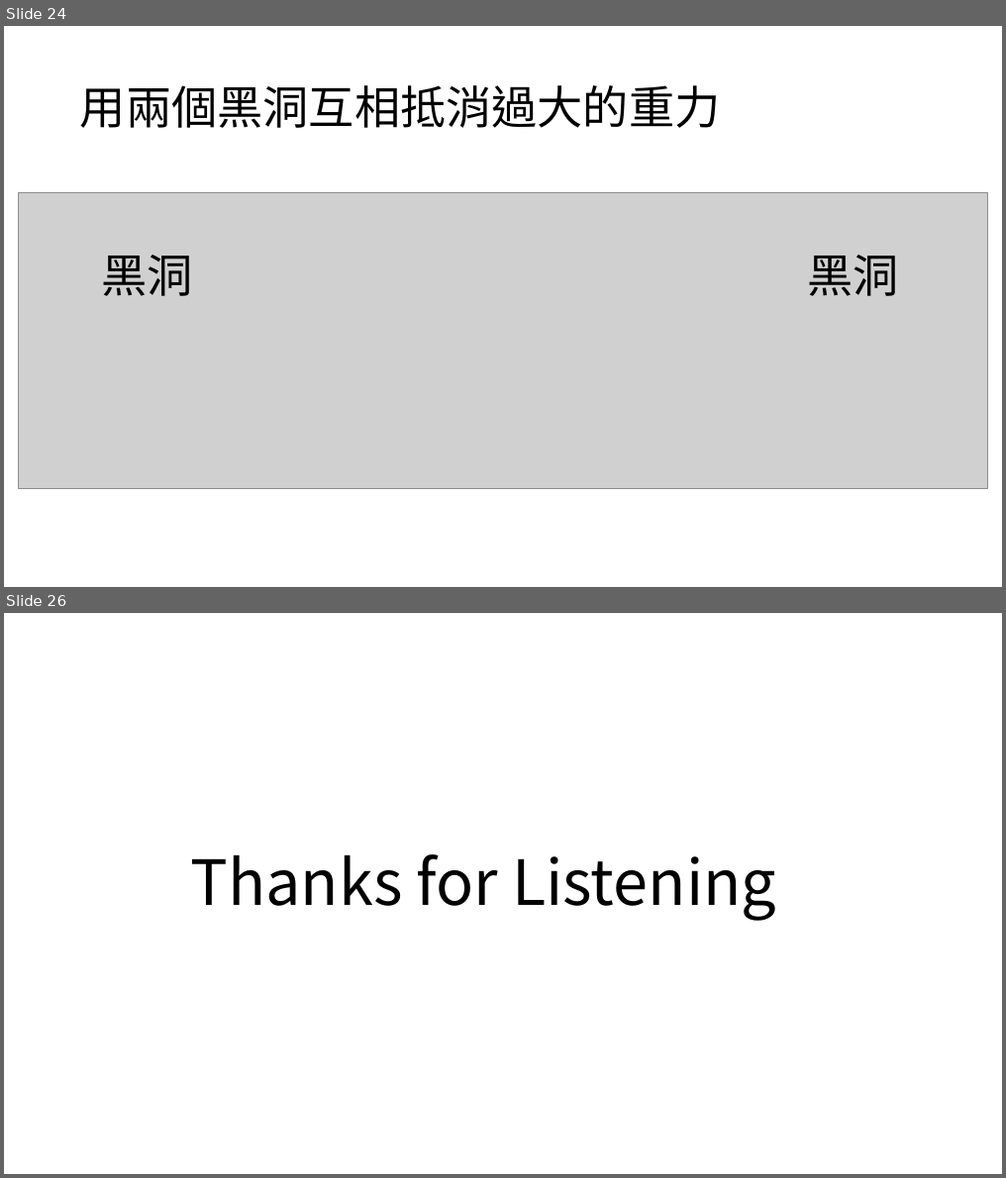
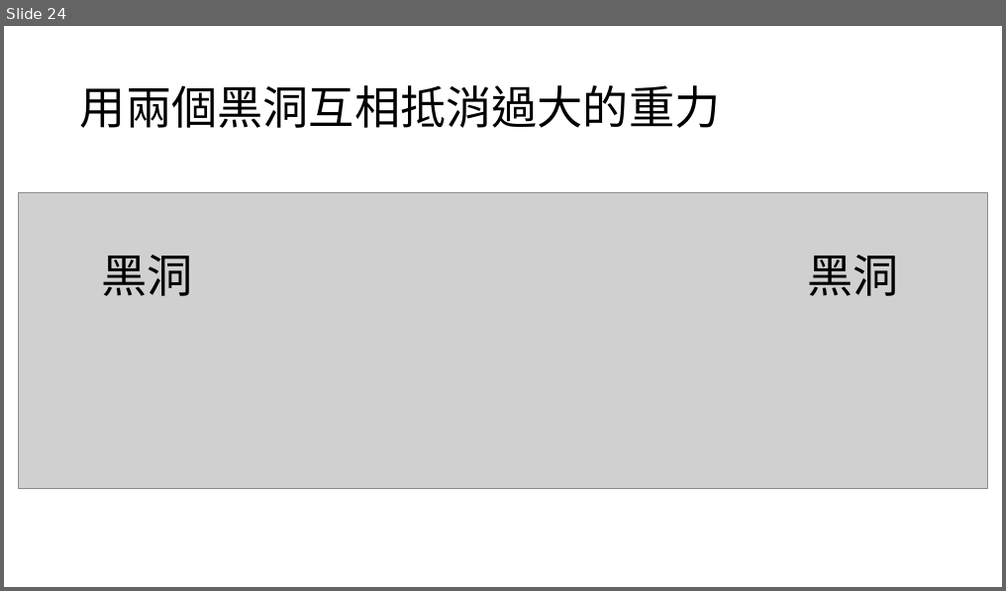
Before and after one commit to TaiChunYen/git, a slide deck: W044週報_戴君諺.pptx. Shown one above the other, each under a label of ours: slides 24 and 26 before the commit, slide 24 after it; the slides between them are not shown. The pictures are 1006x1178 and 1006x591 pixels, drawn with LibreOffice and Linux fonts; fonts in the diff are those of the drawing; grey boxes stand for pictures. Boxes give left, top, right and bottom in pixels: in the first picture for what was removed or moved away, otherwise in the second. Text is boxed around its words. In the diff, an @@ line names an element or a change of style, - is before the commit and + after.

```diff
--- a/W044週報_戴君諺.pptx
+++ b/W044週報_戴君諺.pptx
@@ slide 26 removed at (x1=4, y1=613, x2=1002, y2=1174), background #FFFFFF @@
@@ text removed at (x1=190, y1=855, x2=776, y2=921) @@
-Thanks for Listening
```
Also in this commit, not shown: 7 slides changed.
